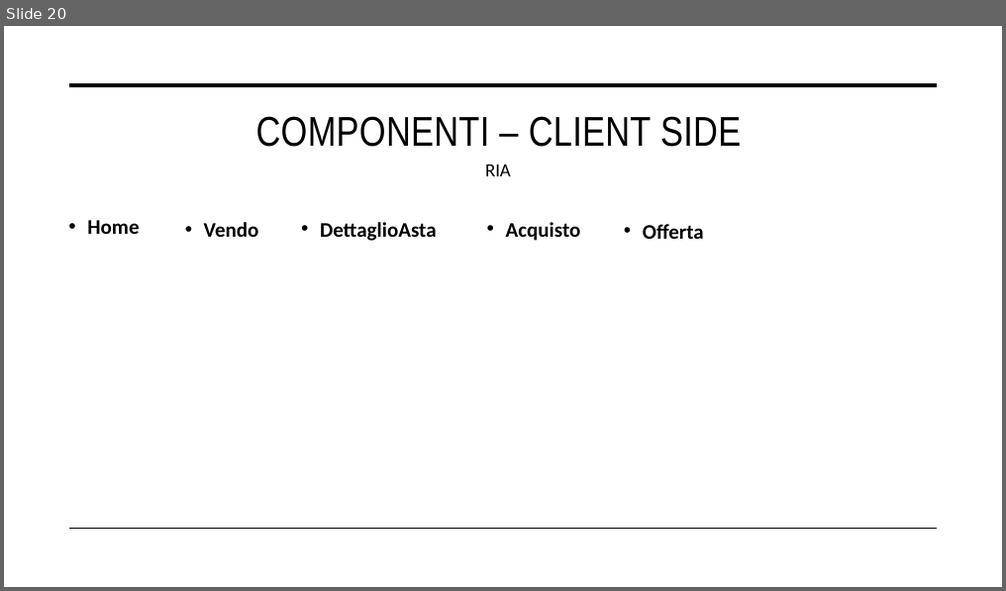
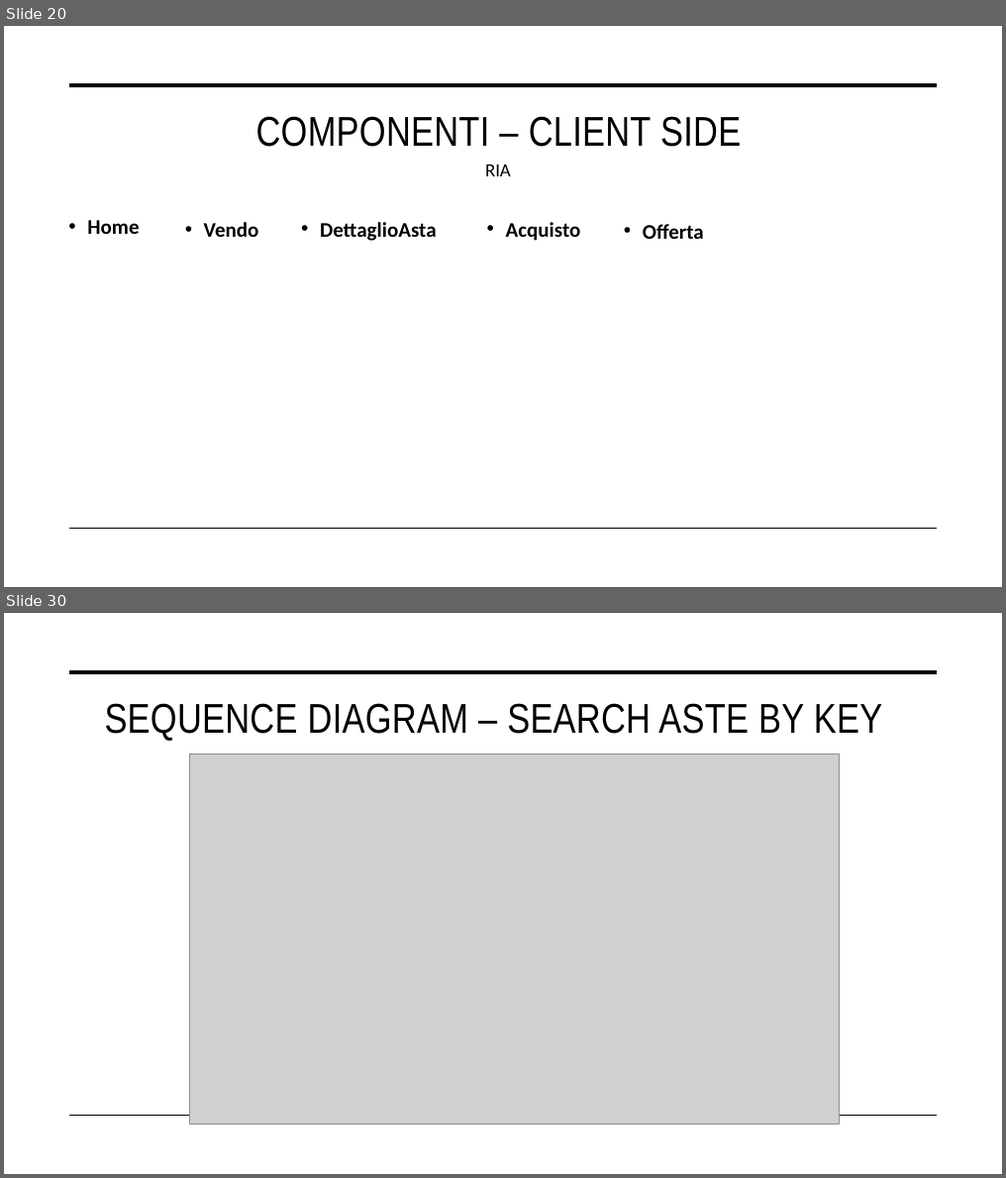
Before and after one commit to nicolospuri/AuctionSystem-Website, a slide deck: deliverables/PresentazioneProgettoTIW.pptx. Shown one above the other, each under a label of ours: slide 20 before the commit, slides 20 and 30 after it; the slides between them are not shown. The pictures are 1006x591 and 1006x1178 pixels, drawn with LibreOffice and Linux fonts; fonts in the diff are those of the drawing; grey boxes stand for pictures. Boxes give left, top, right and bottom in pixels: in the first picture for what was removed or moved away, otherwise in the second. Text is boxed around its words. In the diff, an @@ line names an element or a change of style, - is before the commit and + after.

Commit message:
powerpoint seq diagram + componenti client side (da rivedere)

```diff
--- a/deliverables/PresentazioneProgettoTIW.pptx
+++ b/deliverables/PresentazioneProgettoTIW.pptx
@@ slide 30 added at (x1=4, y1=613, x2=1002, y2=1174), background #FFFFFF; not listed: 2 template elements that a slide beside it also shows @@
@@ title added at (x1=105, y1=703, x2=882, y2=741), 40 pt, text #000000 @@
+SEQUENCE DIAGRAM – SEARCH ASTE BY KEY
@@ picture added at (x1=190, y1=755, x2=840, y2=1124) @@
```
Also in this commit, not shown: 23 other slides added.
